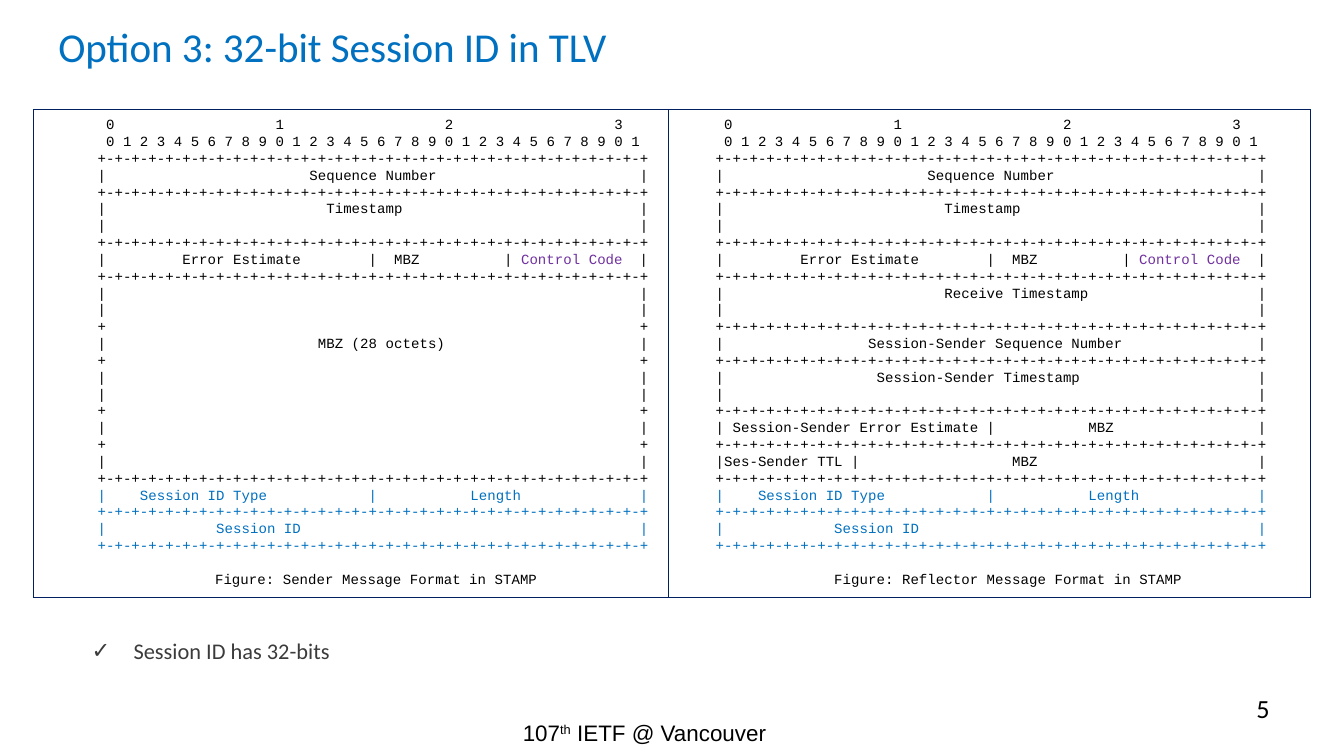
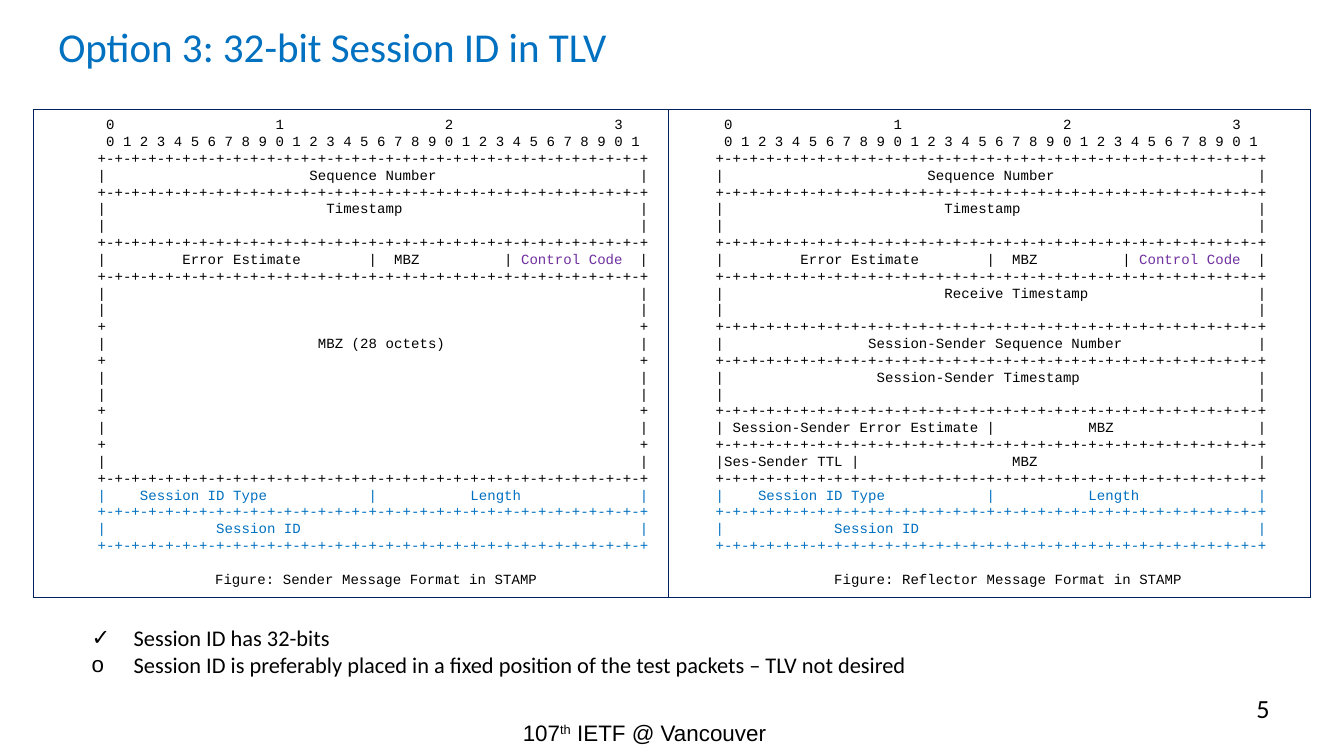
Before and after one commit to rakgandhi/ietf-public, a slide deck: slide 5 of ietf-stamp-session-id-rev1.pptx. Drawn at 1344x756 pixels with LibreOffice and Linux fonts; fonts in the diff are those of the drawing. Boxes give left, top, right and bottom in pixels: in the first picture for what was removed or moved away, otherwise in the second. Text is boxed around its words. In the diff, an @@ line names an element or a change of style, - is before the commit and + after.

```diff
--- a/ietf-stamp-session-id-rev1.pptx
+++ b/ietf-stamp-session-id-rev1.pptx
@@ text "Session ID has 32-bits": place and size @@
-text "Session ID has 32-bits" at [134, 643, 330, 659]
+text "Session ID has 32-bits" at [134, 630, 905, 677]
@@ text at [134, 657, 905, 677]: paragraph added @@
+o Session ID is preferably placed in a fixed position of the test packets – TLV not desired
@@ text at [134, 630, 330, 646]: text colour #3B3B3B to #000000 in "Session ID has 32-bits" @@
```
Also in this commit, not shown: 5 other slides changed.
